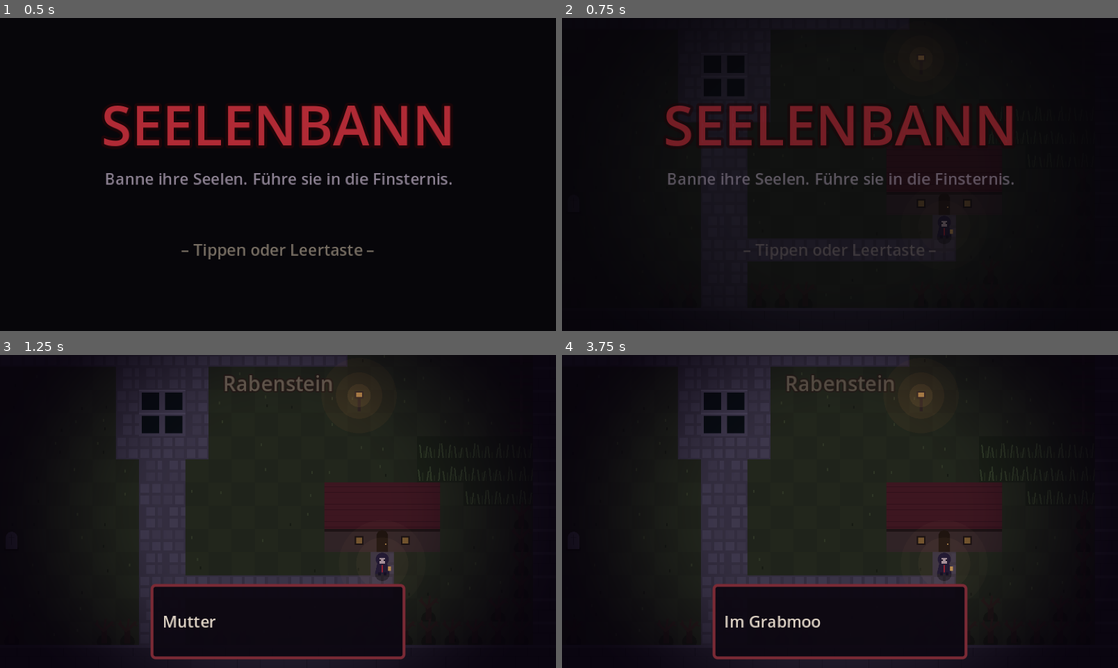
Above: before the commit, frames 1-4 (two rows, left to right).
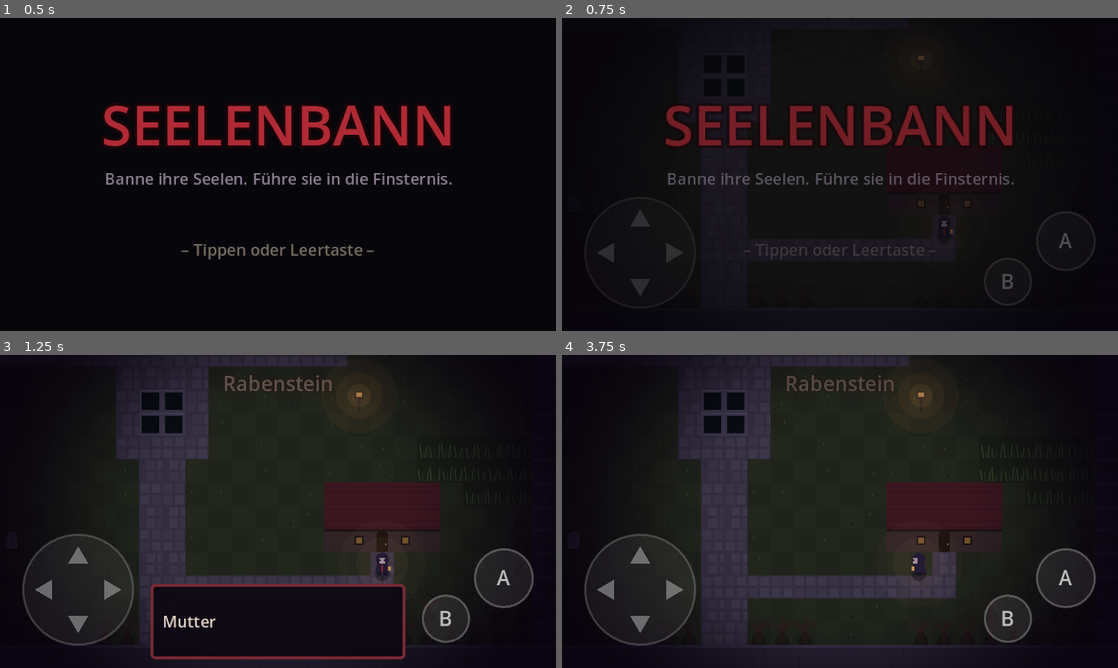
Above: after the commit, the same moments.

Repository: pohlmeierolaf-prog/Seelenbann
Game: Godot game, scene res://scenes/main.tscn
The game is run twice, just before and just after one commit, with the same random seed, the same clock (stepped at 60 frames per second) and the same inputs.
Inputs (mouse positions are in pixels of both pictures, inside the frame that each line leads up to):
- Up to frame 1 (0.5 s): no input
- Up to frame 2 (0.75 s): tap Enter at 0.5 s; move the mouse to (962, 158) at 0.52 s; hold Right (move_right) from 0.53 s (still down); hold Space (interact) from 0.53 s (still down); click (962, 158) at 0.67 s
- Up to frame 3 (1.25 s): keep holding Right (move_right); keep holding Space (interact)
- Up to frame 4 (3.75 s): release Right (move_right) at 1.25 s; release Space (interact) at 1.25 s; drag from (728, 527) to (812, 574) at 1.27 s; move the mouse to (895, 442) at 2.02 s; hold Right (move_right) 2.03-2.75 s; hold Space (interact) 2.03-2.75 s; tap Enter at 2.1 s; drag from (812, 574) to (673, 464) at 2.77 s; move the mouse to (1006, 558) at 3.52 s; hold Left (move_left) from 3.53 s (still down); hold Space (interact) from 3.53 s (still down); tap X at 3.6 s

Frame 1 is identical in both runs. In frame 2, 0.7% of the frame differs, in the area x 6-96%, y 61-92%; in frame 3, 1.5%; in frame 4, 8.8%, in the area x 4-96%, y 57-98%.

Commit message:
Touch-Steuerung auf Handys reparieren
Touch-Erkennung im Browser per JavaScript, Steuerelemente bekommen volle Größe,
Texte lassen sich durch Tippen weiterschalten.

Co-Authored-By: Claude Opus 5.5 <noreply@anthropic.com>
Claude-Session: https://claude.ai/code/session_01BvQzsnHVvzhCz75QGAY117

Diff:
--- a/scripts/dialog_box.gd
+++ b/scripts/dialog_box.gd
@@ -15,7 +15,7 @@
 	layer = 10
 	visible = false
 	var panel := PanelContainer.new()
-	var touch := DisplayServer.is_touchscreen_available()
+	var touch := TouchControls.is_touch_device()
 	panel.anchor_left = 0.0
 	panel.anchor_right = 1.0
 	panel.anchor_top = 1.0
--- a/scripts/main.gd
+++ b/scripts/main.gd
@@ -153,6 +153,11 @@
 	if in_title and ((event is InputEventScreenTouch and event.pressed) or (event is InputEventKey and event.pressed and not event.echo)):
 		get_viewport().set_input_as_handled()
 		_start_game()
+	elif dialog.is_open and not busy and event is InputEventScreenTouch and event.pressed \
+			and (not touch.visible or event.position.distance_to(touch.a_pos()) > 30):
+		# Text weiterschalten durch Tippen irgendwo auf den Bildschirm
+		get_viewport().set_input_as_handled()
+		dialog.advance()
 
 
 func _process(_delta: float) -> void:
@@ -238,7 +243,7 @@
 	battle.start(party[0], Dex.random_encounter(map_id))
 	fade.modulate.a = 0.0
 	var result: String = await battle.finished
-	touch.visible = DisplayServer.is_touchscreen_available()
+	touch.visible = TouchControls.is_touch_device()
 	if result == "lose":
 		for mon in party:
 			mon["hp"] = mon["max_hp"]
--- a/scripts/touch_controls.gd
+++ b/scripts/touch_controls.gd
@@ -12,10 +12,19 @@
 var _buttons := {} # Touch-Index -> Aktion
 
 
+## Erkennt Touch-Geräte – im Browser über JavaScript, da Godots Erkennung dort nicht immer greift.
+static func is_touch_device() -> bool:
+	if OS.has_feature("web"):
+		var r = JavaScriptBridge.eval("(navigator.maxTouchPoints > 0) || ('ontouchstart' in window)", true)
+		if r:
+			return true
+	return OS.has_feature("mobile") or DisplayServer.is_touchscreen_available()
+
+
 func _ready() -> void:
-	set_anchors_preset(Control.PRESET_FULL_RECT)
+	set_anchors_and_offsets_preset(Control.PRESET_FULL_RECT)
 	mouse_filter = Control.MOUSE_FILTER_IGNORE
-	visible = DisplayServer.is_touchscreen_available()
+	visible = is_touch_device()
 	resized.connect(queue_redraw)
 
 
@@ -23,7 +32,7 @@
 	return Vector2(54, size.y - 54)
 
 
-func _a_pos() -> Vector2:
+func a_pos() -> Vector2:
 	return Vector2(size.x - 36, size.y - 62)
 
 
@@ -39,7 +48,7 @@
 			if event.position.x < size.x * 0.4 and event.position.y > size.y * 0.35:
 				_pad_touch = event.index
 				_update_pad(event.position)
-			elif event.position.distance_to(_a_pos()) < 28:
+			elif event.position.distance_to(a_pos()) < 28:
 				_press(event.index, "interact")
 			elif event.position.distance_to(_b_pos()) < 24:
 				_press(event.index, "back")
@@ -93,7 +102,7 @@
 		var base := c + d * 18
 		var col := Color(0.9, 0.3, 0.35, 0.8) if DIRS[action] == _dir else Color(1, 1, 1, 0.35)
 		draw_colored_polygon(PackedVector2Array([tip, base + side, base - side]), col)
-	_button(_a_pos(), 20, "A", "interact")
+	_button(a_pos(), 20, "A", "interact")
 	_button(_b_pos(), 16, "B", "back")
 
 
